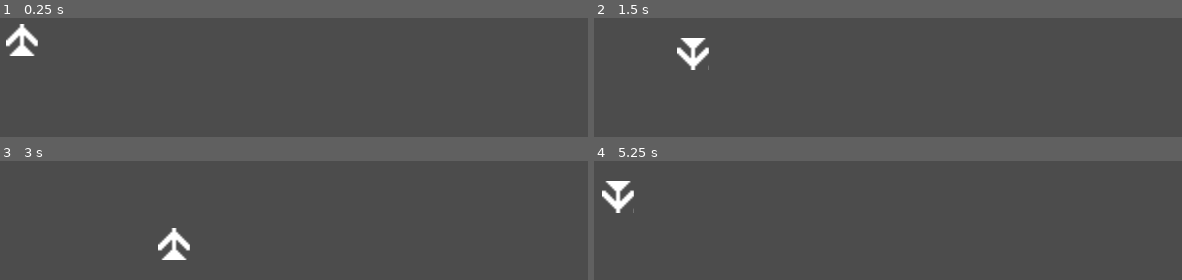
Above: before the commit, frames 1-4 (two rows, left to right).
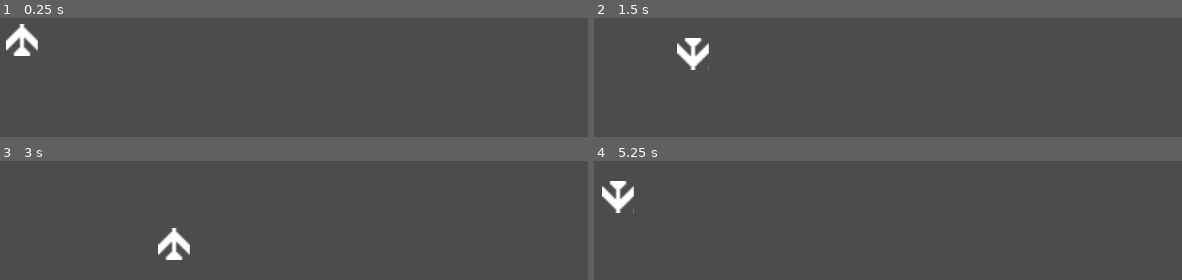
Above: after the commit, the same moments.

Repository: petitrudy/SaveNewYork
Game: Godot game, scene res://Scene/Game.tscn
Two runs of this game, one before a commit and one after it. Both use one fixed random seed, a clock stepped at 60 frames per second and the inputs below.
Inputs:
- Up to frame 1 (0.25 s): no input
- Up to frame 2 (1.5 s): tap Enter at 0.5 s; hold Right (ui_right) 0.53-1.28 s; hold Down (ui_down) from 1.28 s (still down)
- Up to frame 3 (3 s): release Down (ui_down) at 2.03 s; hold Right (ui_right) 2.03-2.78 s; hold Up (ui_up) from 2.78 s (still down)
- Up to frame 4 (5.25 s): release Up (ui_up) at 3.53 s; hold Left (ui_left) 3.53-5.03 s; hold Down (ui_down) from 5.03 s (still down)

The runs differ from the first frame. In frame 1, 0.4% of the frame differs, in the area x 1-7%, y 14-32%; in frame 2, 0.3%; in frame 3, 0.3%; in frame 4, 0.3%.

Commit message:
PlayerUpdate

Diff:
--- a/Scene/Player1.tscn
+++ b/Scene/Player1.tscn
@@ -11,6 +11,10 @@
 atlas = ExtResource( 1 )
 region = Rect2( 32, 0, 16, 16 )
 
+[sub_resource type="AtlasTexture" id=6]
+atlas = ExtResource( 1 )
+region = Rect2( 0, 0, 16, 16 )
+
 [sub_resource type="AtlasTexture" id=5]
 atlas = ExtResource( 1 )
 region = Rect2( 0, 16, 16, 16 )
@@ -19,25 +23,21 @@
 atlas = ExtResource( 1 )
 region = Rect2( 32, 16, 16, 16 )
 
-[sub_resource type="AtlasTexture" id=6]
-atlas = ExtResource( 1 )
-region = Rect2( 0, 0, 16, 16 )
-
 [sub_resource type="AtlasTexture" id=9]
 atlas = ExtResource( 1 )
 region = Rect2( 48, 16, 16, 16 )
 
-[sub_resource type="AtlasTexture" id=10]
+[sub_resource type="AtlasTexture" id=8]
 atlas = ExtResource( 1 )
-region = Rect2( 16, 0, 16, 16 )
+region = Rect2( 48, 0, 16, 16 )
 
 [sub_resource type="AtlasTexture" id=7]
 atlas = ExtResource( 1 )
 region = Rect2( 16, 16, 16, 16 )
 
-[sub_resource type="AtlasTexture" id=8]
+[sub_resource type="AtlasTexture" id=10]
 atlas = ExtResource( 1 )
-region = Rect2( 48, 0, 16, 16 )
+region = Rect2( 16, 0, 16, 16 )
 
 [sub_resource type="SpriteFrames" id=2]
 animations = [ {
@@ -51,6 +51,11 @@
 "name": "MoveRight",
 "speed": 5.0
 }, {
+"frames": [ SubResource( 6 ) ],
+"loop": true,
+"name": "MoveUp",
+"speed": 5.0
+}, {
 "frames": [ SubResource( 5 ) ],
 "loop": true,
 "name": "MoveDown",
@@ -61,19 +66,14 @@
 "name": "MoveLeft",
 "speed": 5.0
 }, {
-"frames": [ SubResource( 6 ) ],
-"loop": true,
-"name": "MoveUp",
-"speed": 5.0
-}, {
 "frames": [ SubResource( 9 ) ],
 "loop": true,
 "name": "MoveUpRight",
 "speed": 5.0
 }, {
-"frames": [ SubResource( 10 ) ],
+"frames": [ SubResource( 8 ) ],
 "loop": true,
-"name": "MoveDownRight",
+"name": "MoveUpLeft",
 "speed": 5.0
 }, {
 "frames": [ SubResource( 7 ) ],
@@ -81,9 +81,9 @@
 "name": "MoveDownLeft",
 "speed": 5.0
 }, {
-"frames": [ SubResource( 8 ) ],
+"frames": [ SubResource( 10 ) ],
 "loop": true,
-"name": "MoveUpLeft",
+"name": "MoveDownRight",
 "speed": 5.0
 } ]
 
Binary file changed: Images/Player1.png
Binary file changed: Images/player2.png
Not shown, changed: Images/player1.pyxel
